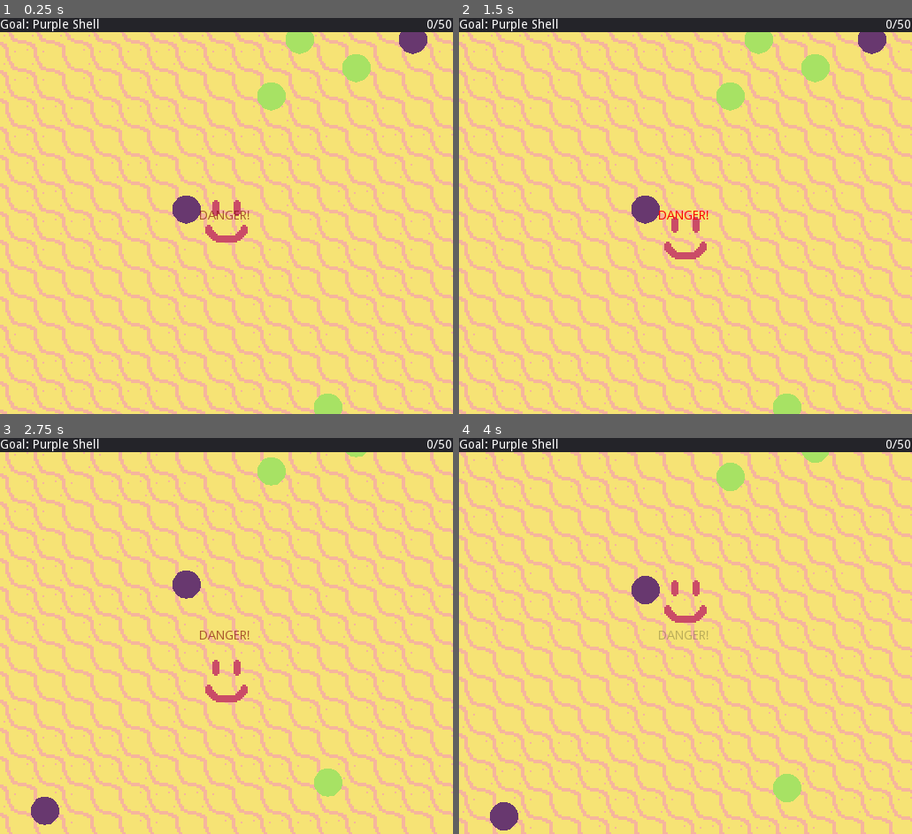
Above: before the commit, frames 1-4 (two rows, left to right).
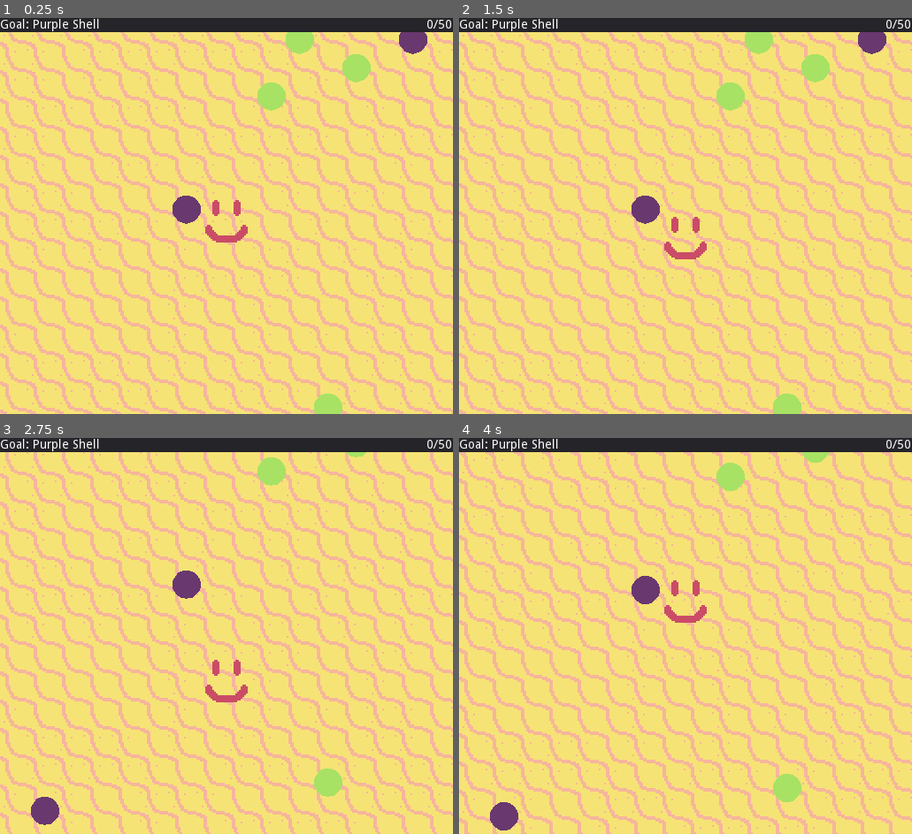
Above: after the commit, the same moments.

Repository: itemcrate/global-game-jam-2019
Game: Godot game, scene res://screens/overworld/Overworld.tscn
Same seed, same stepped clock (60 frames per second), same inputs: the game is played once before the commit and once after it. This scene is started directly instead of the project's main scene. Sound files missing from this copy of the repository are replaced by a short silence.
Inputs:
- Up to frame 1 (0.25 s): no input
- Up to frame 2 (1.5 s): tap Enter (ui_accept) at 0.5, 0.77 s; hold Right (ui_right) 0.53-1.28 s; hold Space (ui_select) 0.53-1.28 s; hold Down (ui_down) from 1.28 s (still down); tap Space (ui_select) at 1.35 s
- Up to frame 3 (2.75 s): tap Enter (ui_accept) at 1.52 s; release Down (ui_down) at 2.03 s; hold Right (ui_right) from 2.03 s (still down); hold Space (ui_select) from 2.03 s (still down)
- Up to frame 4 (4 s): release Right (ui_right) at 2.78 s; release Space (ui_select) at 2.78 s; hold Up (ui_up) 2.78-3.53 s; tap Space (ui_select) at 2.85 s; tap Enter (ui_accept) at 3.02, 3.77 s; hold Left (ui_left) from 3.53 s (still down); hold Space (ui_select) from 3.53 s (still down)

The runs differ from the first frame. In frame 1, 0.1% of the frame differs, in the area x 44-56%, y 48-51%; in frame 2, 0.1%; in frame 3, 0.1%; in frame 4, less than 0.1%.

Commit message:
hazards trigger every 30 seconds.

Diff:
--- a/entities/HUD/HUD.gd
+++ b/entities/HUD/HUD.gd
@@ -3,7 +3,7 @@
 func _ready():
 	update_progress()
 	set_goal_label("Purple Shell")
-	show_alert()
+	$AnimationPlayer/AlertContainer/AlertLabel.hide()
 
 func update_progress():
 	$StatsContainer/Panel/ProgressLabel.text = str(GameData.get("totalCollected")) +"/"+ str(GameData.get("totalRequired"))
--- a/entities/HUD/HUD.tscn
+++ b/entities/HUD/HUD.tscn
@@ -21,7 +21,7 @@
 "values": [ Color( 0, 0, 0, 0.237569 ), Color( 0.980392, 0.0313726, 0.0313726, 1 ), Color( 0, 0, 0, 0.237569 ), Color( 0.980392, 0.0313726, 0.0313726, 1 ) ]
 }
 
-[node name="HUDLayer" type="Node"]
+[node name="HUDLayer" type="Node" index="0"]
 
 [node name="HUD" type="CanvasLayer" parent="." index="0"]
 
@@ -154,7 +154,7 @@
 mouse_default_cursor_shape = 0
 size_flags_horizontal = 1
 size_flags_vertical = 4
-custom_colors/font_color = Color( 0.843484, 0.0269915, 0.0269915, 0.893529 )
+custom_colors/font_color = Color( 0, 0, 0, 0.237569 )
 text = "DANGER!!"
 percent_visible = 1.0
 lines_skipped = 0
--- a/screens/overworld/Overworld.gd
+++ b/screens/overworld/Overworld.gd
@@ -11,10 +11,12 @@
 	spawn_collectibles(10)
 	spawn_obstacles(10)
 	$BackgroundAudioPlayer.play()
+	$HazardTimer.start()
 
 func _input(event):
 	if event.is_action_pressed("ui_select"):
-		start_danger_event("wave")
+		#start_danger_event("wave")
+		pass
 
 func start_danger_event(hazard):
 		$HUDLayer/HUD.show_alert()
@@ -49,3 +51,8 @@
 func _on_DangerAudioPlayer_finished():
 	# start playing bg audio again
 	$BackgroundAudioPlayer.play(bg_audio_pos)
+
+
+func _on_HazardTimer_timeout():
+	start_danger_event("wave")
+	$HazardTimer.start()
--- a/screens/overworld/Overworld.tscn
+++ b/screens/overworld/Overworld.tscn
@@ -9,7 +9,7 @@
 [ext_resource path="res://assets/audio/danger_music.wav" type="AudioStream" id=7]
 [ext_resource path="res://assets/audio/warning_whistle.wav" type="AudioStream" id=8]
 
-[node name="Overworld" type="Node" index="0"]
+[node name="Overworld" type="Node"]
 
 script = ExtResource( 1 )
 
@@ -73,4 +73,13 @@
 mix_target = 0
 bus = "Master"
 
+[node name="HazardTimer" type="Timer" parent="." index="7"]
+
+process_mode = 1
+wait_time = 30.0
+one_shot = false
+autostart = false
+
 [connection signal="finished" from="DangerAudioPlayer" to="." method="_on_DangerAudioPlayer_finished"]
+
+[connection signal="timeout" from="HazardTimer" to="." method="_on_HazardTimer_timeout"]
